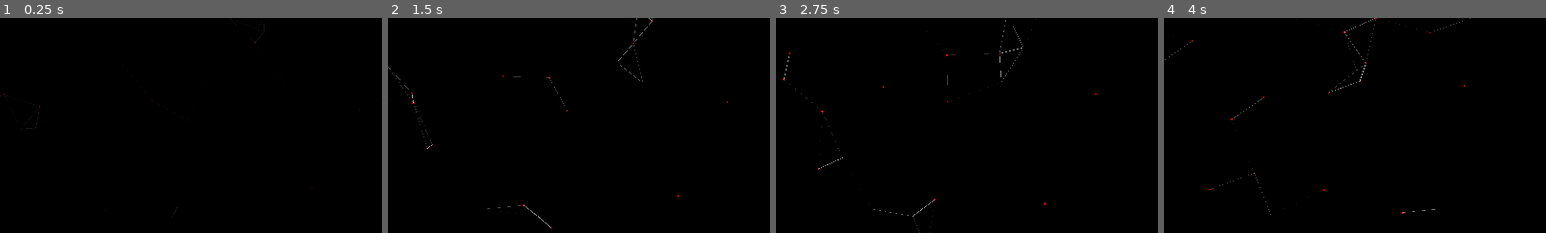
Above: before the commit, frames 1-4 (left to right).
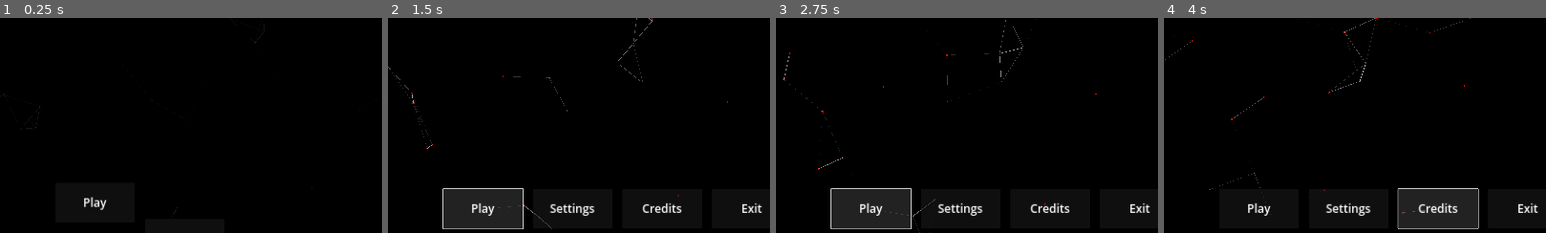
Above: after the commit, the same moments.

Repository: shelhelix/GodotGameTemplate
Game: Godot game, scene res://scenes/EntryPoint.tscn
Two runs of this game, one before a commit and one after it. Both use one fixed random seed, a clock stepped at 60 frames per second and the inputs below.
Inputs (mouse positions are % of the whole screen's width and height, from its top left):
- Up to frame 1 (0.25 s): no input
- Up to frame 2 (1.5 s): click (32, 94) at 0.5 s, where only the run after the commit has a clickable "Play"; click (32, 94) at 1.25 s, where only the run after the commit has a clickable "Play"
- Up to frame 3 (2.75 s): click (32, 94) at 2 s, where only the run after the commit has a clickable "Play"
- Up to frame 4 (4 s): click (44, 94) at 2.75 s, where only the run after the commit has a clickable "Settings"; click (56, 94) at 3.5 s, where only the run after the commit has a clickable "Credits"
The pictures show only the part of the screen within x 20-70%, y 50-100%; the shares and areas given below are measured in that part.

The runs differ from the first frame. In frame 1, 0.2% of the frame differs, in the area x 22-28%, y 83-90%; in frame 2, 5.0%, in the area x 14-98%, y 79-99%; in frame 3, 5.0%; in frame 4, 4.9%.

Commit message:
removed unnecessary pause before buttons animation

Diff:
--- a/scripts/entry_point/buttons_animator.gd
+++ b/scripts/entry_point/buttons_animator.gd
@@ -17,7 +17,6 @@
 	var sequence := get_tree().create_tween().set_parallel(true)
 	var delay := 0.2
 	var currentDelay := 0.0
-	sequence.tween_interval(5.0)
 	sequence.chain()
 	for button in buttons:
 		sequence.tween_property(button, "position", buttons_positions[button], 0.4).set_delay(currentDelay).set_trans(Tween.TRANS_BACK).set_ease(Tween.EASE_OUT)
